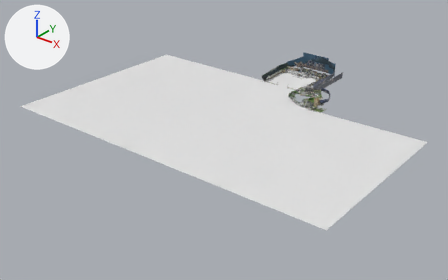
A saved change to the Blender file data/levels/monaco/blender files/monaco_overhaul7 (gonza).blend.
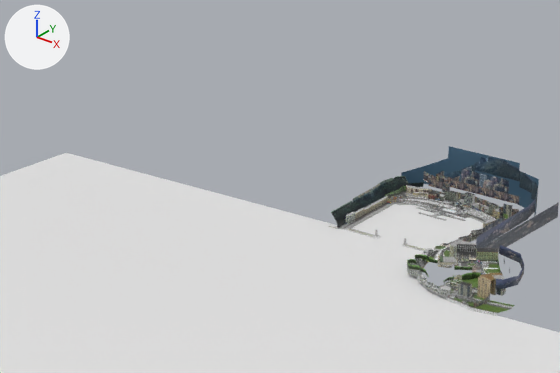
There are two pictures of each version: one whole from a 50 mm lens placed at (100300.0, -165289.0, 73907.0), pointed at (-6427.0, -31880.0, -8806.0), one close up on the part from 32% to 77% of the width and 0% to 48% of the height. Lighting does not change. The marker at upper left points along +X, +Y and +Z. The older version's two pictures come first.

The first close-up shows 'cardboard trees', 'distant buildings', 'distant stuff', 'distant stuff center', 'map', 'trees large', 'water' and 1 more.
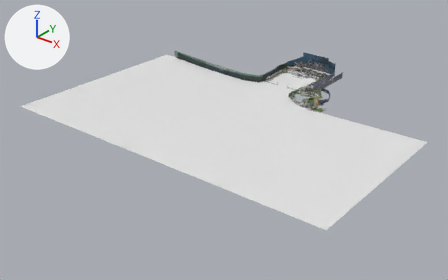
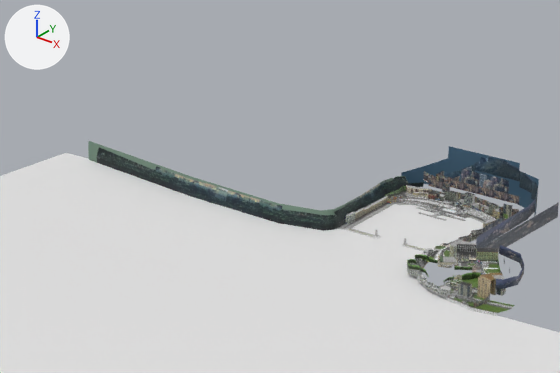
Pixel boxes [x1, y1, x2, y2] of what changed, in the close-ups (560 x 373 px):
```json
{"object": "trees large", "change": "reshaped", "before": [331, 176, 424, 228], "after": [88, 141, 424, 231], "on screen": "259% wider, 72% taller"}
{"part": 1, "of": "me_f1_world_grand_prix__n64_scene__012", "change": "built on", "before": [331, 189, 371, 228], "after": [88, 141, 371, 231]}
{"part": 2, "of": "me_f1_world_grand_prix__n64_scene__012", "change": "surface changed", "before": [352, 190, 369, 204], "after": [350, 190, 373, 213]}
```

Edits to the scene script, one JSON object a line:
```json
{"block": "me_f1_world_grand_prix__n64_scene__012", "where": "# used by ob_trees_large; location = (0.0, 0.0, 0.0); rotation_euler = (-1.571, 0.0, 0.0), in degrees (-90, 0, 0); scale = (30.5, 30.5, 30.5)"}
{"op": "remove", "block": "me_f1_world_grand_prix__n64_scene__012", "code": "me_f1_world_grand_prix__n64_scene__012.from_pydata(...)  # 37 vertices, 38 faces; spans x -499.0..-419.0, y -72.0..0.0, z -84.0..555.0"}
{"op": "add", "block": "me_f1_world_grand_prix__n64_scene__012", "code": "me_f1_world_grand_prix__n64_scene__012.from_pydata(...)  # 52 vertices, 48 faces, 1 loose edge; spans x -1792.0..-419.0, y -81.0..6.0, z -179.0..555.0"}
{"block": "me_f1_world_grand_prix__n64_scene__012", "change": "me_f1_world_grand_prix__n64_scene__012 part 1"}
{"block": "me_f1_world_grand_prix__n64_scene__012", "change": "6 vertices are removed from x -466.0..-419.0, y -72.0..0.0, z -84.0..76.0"}
{"block": "me_f1_world_grand_prix__n64_scene__012", "change": "7 faces are deleted"}
{"block": "me_f1_world_grand_prix__n64_scene__012", "change": "5 vertices move from x -471.0..-460.0, y -72.0..-55.0, z 76.0..207.0 to x -470.0..-452.0, y -72.0..-55.0, z 76.0..207.0"}
{"block": "me_f1_world_grand_prix__n64_scene__012", "change": "21 vertices are added at x -1792.0..-419.0, y -81.0..6.0, z -179.0..76.0"}
{"block": "me_f1_world_grand_prix__n64_scene__012", "change": "1 loose edge is added"}
{"block": "me_f1_world_grand_prix__n64_scene__012", "change": "17 new faces join them"}
{"block": "me_f1_world_grand_prix__n64_scene__012", "change": "me_f1_world_grand_prix__n64_scene__012 part 2: 7 kept faces spanning x -470.0..-426.0, y -72.0..-20.0, z -4.0..207.0 get new texture (UV) coordinates"}
```
